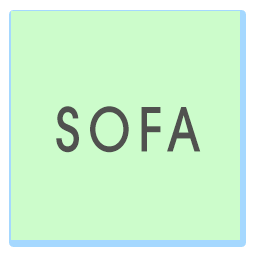
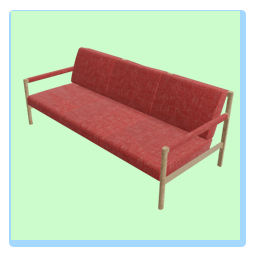
Layered file, before and after one edit (256 x 256). Changes by layer:
hid "SOFA" over [56, 106, 201, 153]
added layer "Layer 3" above "Rectangle 1" over [23, 47, 234, 210]
